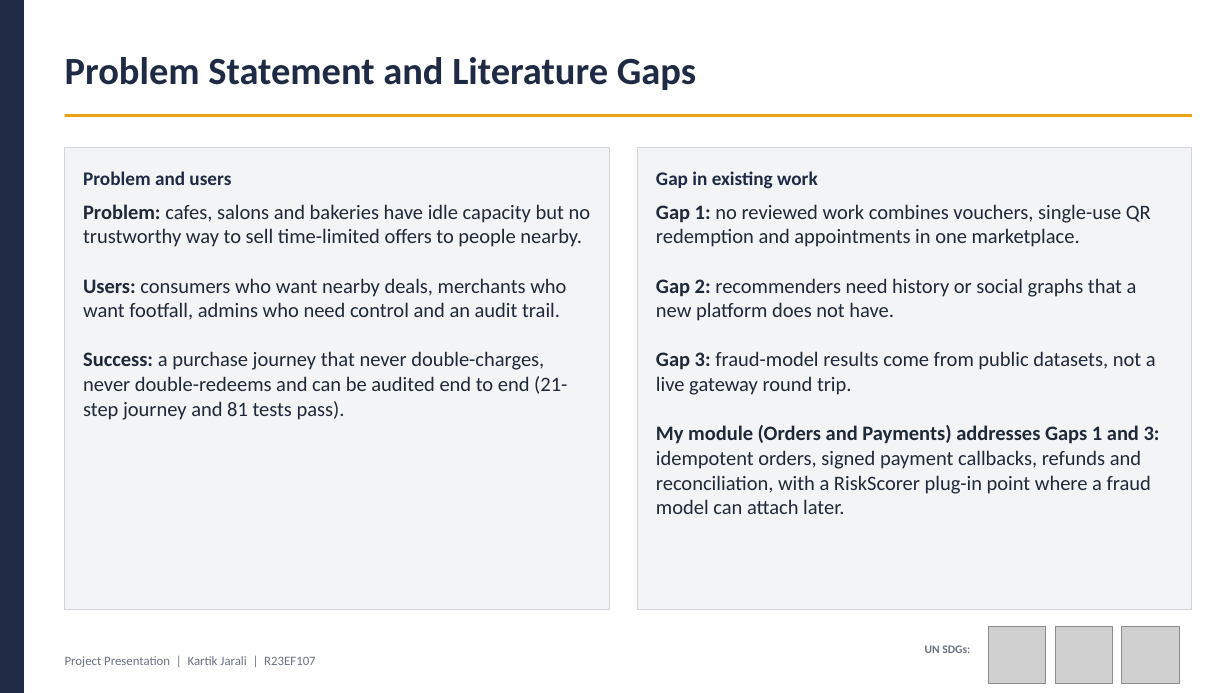
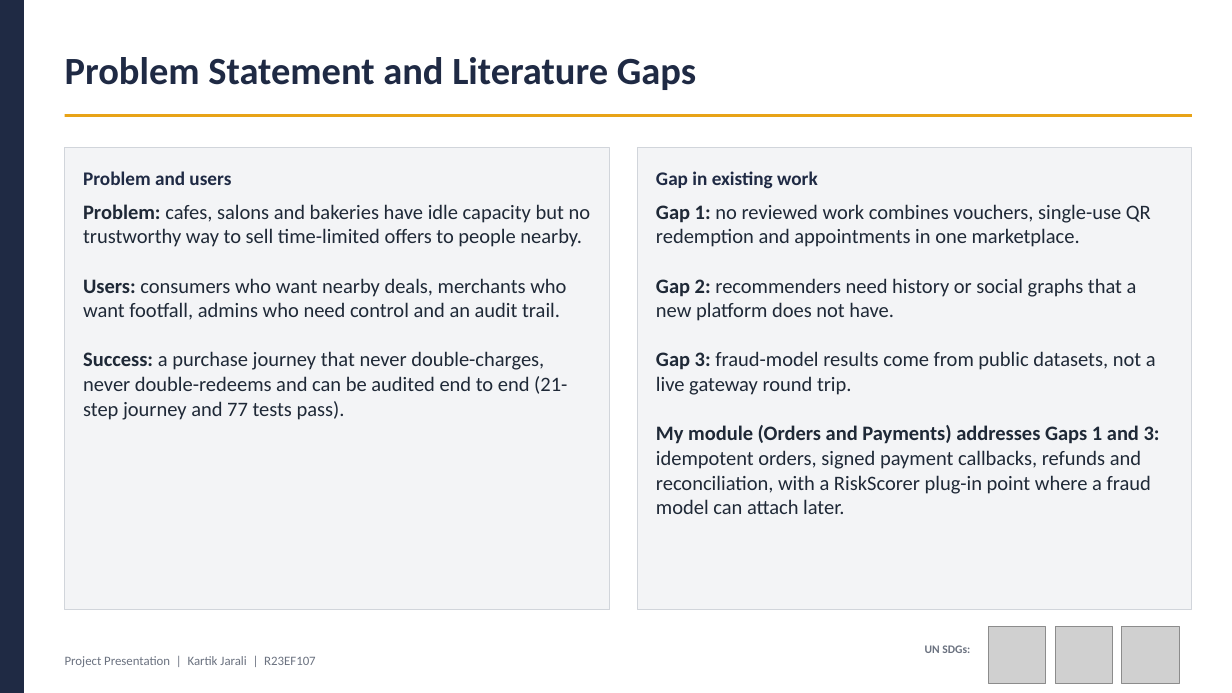
Before and after one commit to Kartikjarali010/next-to, a slide deck: slide 2 of docs/NextTo_Phase1_Presentation_Kartik.pptx. Drawn at 1232x693 pixels with LibreOffice and Linux fonts; fonts in the diff are those of the drawing; grey boxes stand for pictures. Boxes give left, top, right and bottom in pixels: in the first picture for what was removed or moved away, otherwise in the second. Text is boxed around its words. In the diff, an @@ line names an element or a change of style, - is before the commit and + after.

```diff
--- a/docs/NextTo_Phase1_Presentation_Kartik.pptx
+++ b/docs/NextTo_Phase1_Presentation_Kartik.pptx
@@ text at box(83, 351, 567, 420): text changed @@
-Success: a purchase journey that never double-charges, never double-redeems and can be audited end to end (21-step journey and 81 tests pass).
+Success: a purchase journey that never double-charges, never double-redeems and can be audited end to end (21-step journey and 77 tests pass).
```
Also in this commit, not shown: 2 other slides changed, 57 other files.
